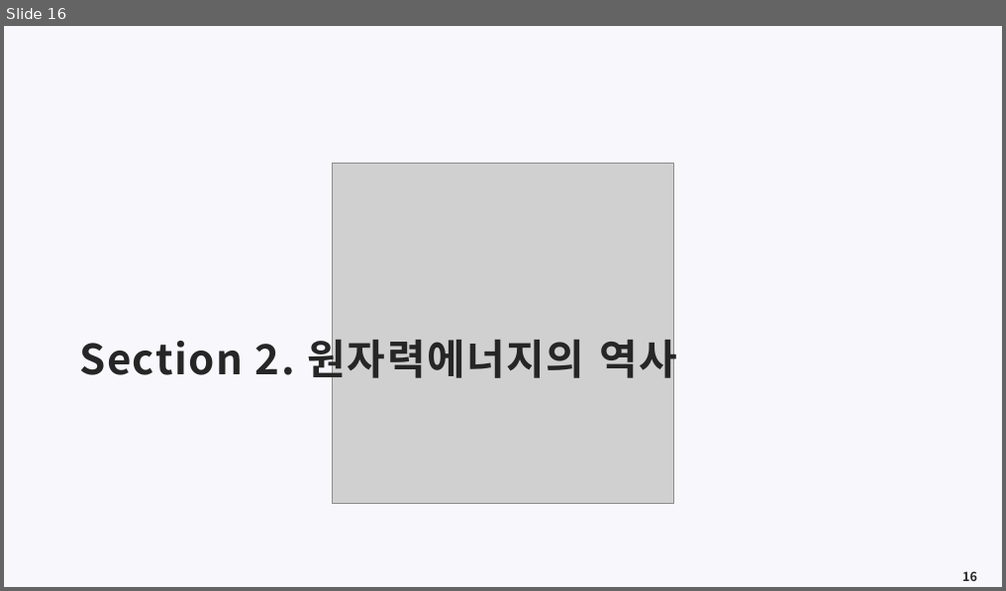
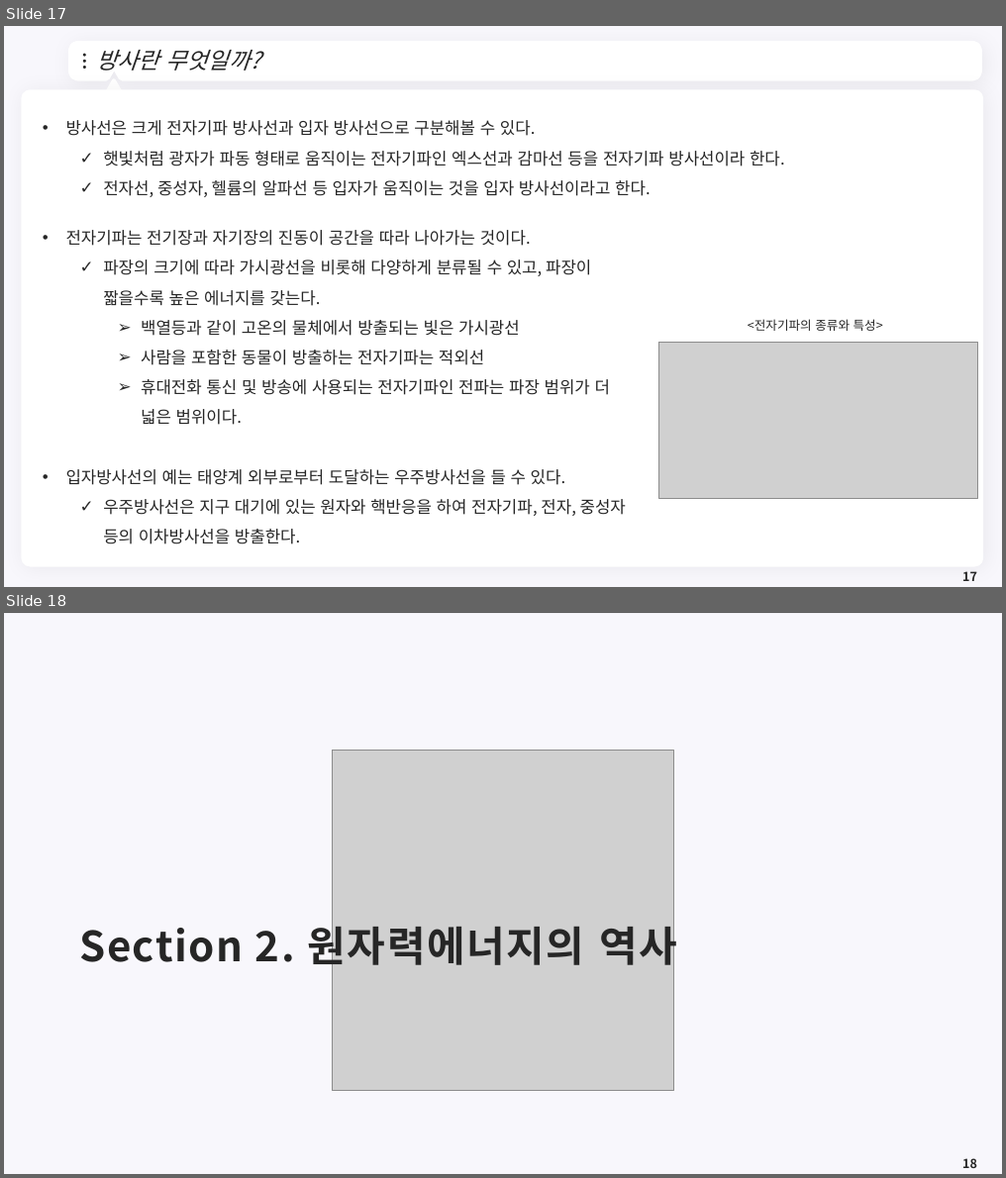
Before and after one commit to meandthey/Teaching, a slide deck: 에너지경제학/자원에너지경제학_Chapter_6 (원자력).pptx. Shown one above the other, each under a label of ours: slide 16 before the commit, slides 17 and 18 after it. The pictures are 1006x591 and 1006x1178 pixels, drawn with LibreOffice and Linux fonts; fonts in the diff are those of the drawing; grey boxes stand for pictures; background and template pictures are left out. Boxes give left, top, right and bottom in pixels: in the first picture for what was removed or moved away, otherwise in the second. Text is boxed around its words. In the diff, an @@ line names an element or a change of style, - is before the commit and + after.

```diff
--- a/에너지경제학/자원에너지경제학_Chapter_6 (원자력).pptx
+++ b/에너지경제학/자원에너지경제학_Chapter_6 (원자력).pptx
@@ slide 17 added at bbox=[4, 26, 1002, 587], background #F8F7FC @@
@@ freeform shape added at bbox=[72, 45, 979, 77], fill #FFFFFF, outline #FFFFFF 7.25 pt @@
@@ ellipse added at bbox=[83, 54, 86, 57], fill #262626 @@
@@ title added at bbox=[96, 50, 260, 71], 22 pt, text #262626, italic @@
+방사란 무엇일까?
@@ ellipse added at bbox=[83, 60, 86, 63], fill #262626 @@
@@ ellipse added at bbox=[83, 66, 86, 69], fill #262626 @@
@@ triangle added at bbox=[105, 80, 122, 95], fill #FFFFFF, outline #FFFFFF 3.75 pt @@
@@ freeform shape added at bbox=[958, 56, 967, 68], fill #FFFFFF @@
@@ rounded rectangle added at bbox=[21, 89, 984, 568], fill #FFFFFF @@
@@ text added at bbox=[66, 120, 785, 197], 16 pt, text #262626 @@
+• 방사선은 크게 전자기파 방사선과 입자 방사선으로 구분해볼 수 있다.
+  ✓ 햇빛처럼 광자가 파동 형태로 움직이는 전자기파인 엑스선과 감마선 등을 전자기파 방사선이라 한다.
+  ✓ 전자선, 중성자, 헬륨의 알파선 등 입자가 움직이는 것을 입자 방사선이라고 한다.
@@ text added at bbox=[66, 230, 626, 545], 16 pt, text #262626 @@
+• 전자기파는 전기장과 자기장의 진동이 공간을 따라 나아가는 것이다.
+  ✓ 파장의 크기에 따라 가시광선을 비롯해 다양하게 분류될 수 있고, 파장이 짧을수록 높은 에너지를 갖는다.
+    ➢ 백열등과 같이 고온의 물체에서 방출되는 빛은 가시광선
+    ➢ 사람을 포함한 동물이 방출하는 전자기파는 적외선
+    ➢ 휴대전화 통신 및 방송에 사용되는 전자기파인 전파는 파장 범위가 더 넓은 범위이다.
+• 입자방사선의 예는 태양계 외부로부터 도달하는 우주방사선을 들 수 있다.
+  ✓ 우주방사선은 지구 대기에 있는 원자와 핵반응을 하여 전자기파, 전자, 중성자 등의 이차방사선을 방출한다.
@@ text added at bbox=[747, 319, 883, 331], 12 pt, text #262626 @@
+<전자기파의 종류와 특성>
@@ picture added at bbox=[659, 342, 977, 498] @@
@@ page number added at bbox=[962, 571, 977, 581], 12 pt, text #262626, bold @@
+17
@@ what was slide 16 is now slide 18 @@
```
Also in this commit, not shown: 8 slides changed, 1 other slide added.
